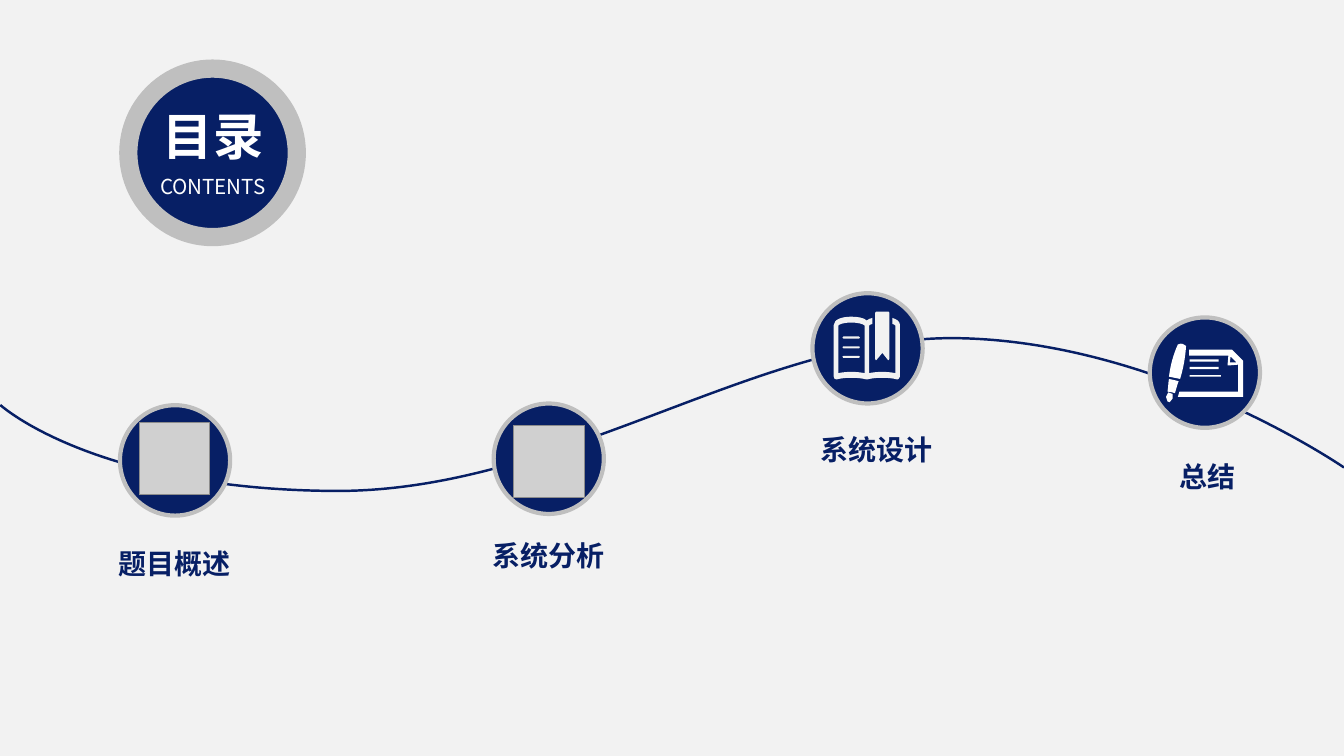
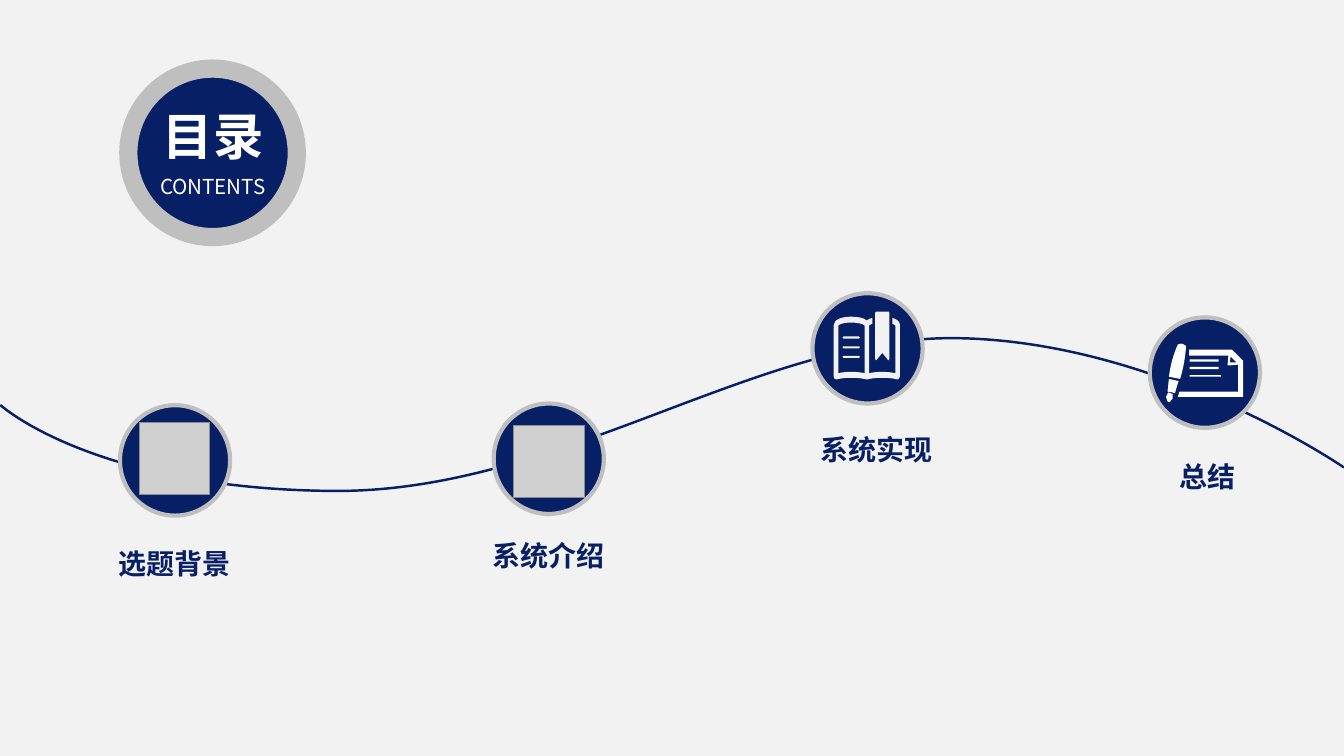
Before and after one commit to 19802358620/Course, a slide deck: slide 2 of 演示ppt/诚信工长装修平台的设计与实现.pptx. Drawn at 1344x756 pixels with LibreOffice and Linux fonts; fonts in the diff are those of the drawing; grey boxes stand for pictures. Boxes give left, top, right and bottom in pixels: in the first picture for what was removed or moved away, otherwise in the second. Text is boxed around its words. In the diff, an @@ line names an element or a change of style, - is before the commit and + after.

```diff
--- a/演示ppt/诚信工长装修平台的设计与实现.pptx
+++ b/演示ppt/诚信工长装修平台的设计与实现.pptx
@@ text at [821,436,933,463]: text changed @@
-系统设计
+系统实现
@@ text at [118,550,230,577]: text changed @@
-题目概述
+选题背景
@@ text at [493,542,605,569]: text changed @@
-系统分析
+系统介绍
```
Also in this commit, not shown: 4 other slides changed, 1 slide added, 6 slides removed, 33 other files.
